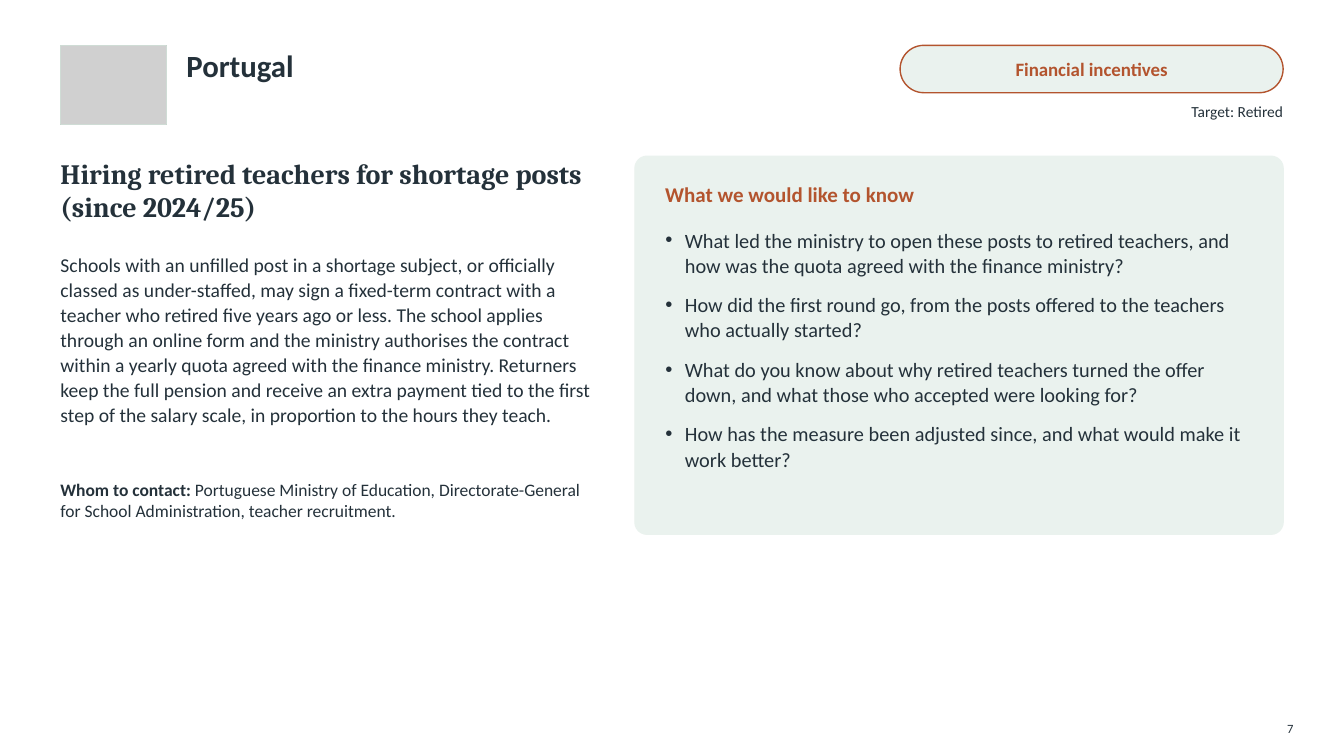
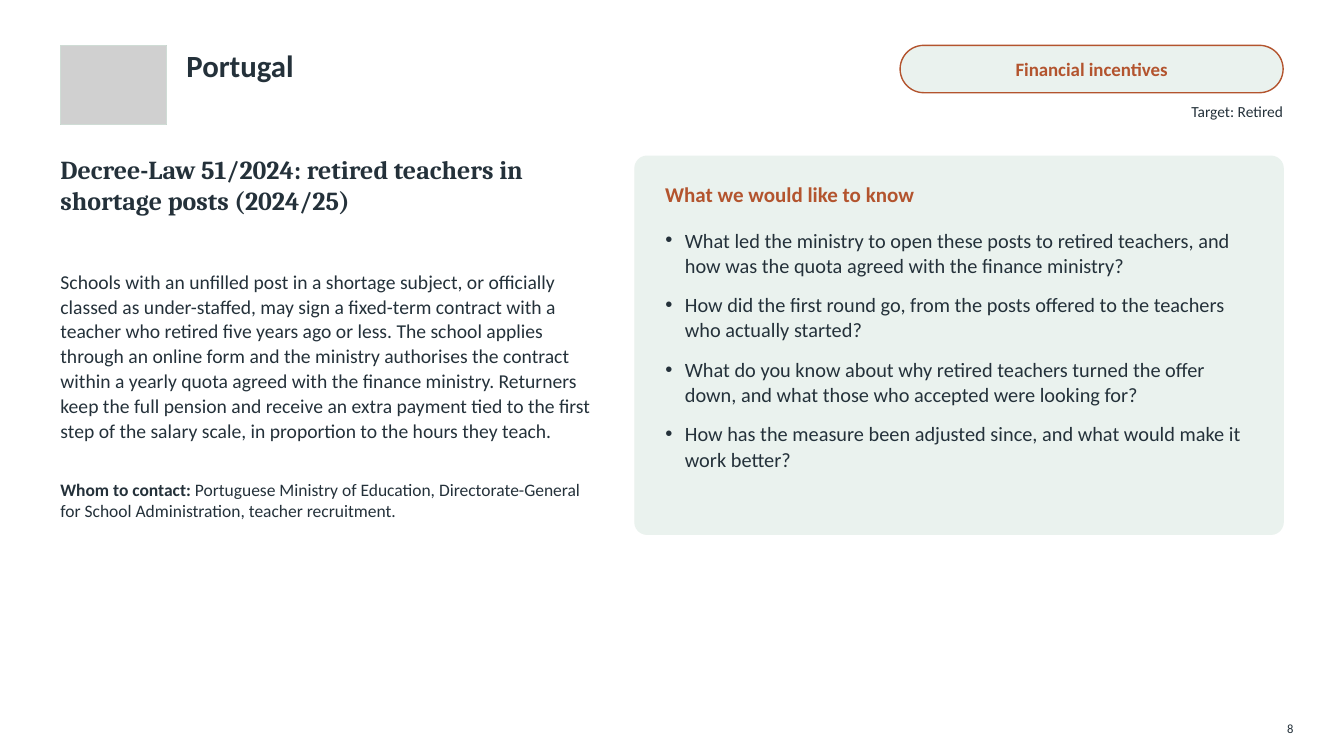
Before and after one commit to jedr1-ship-it/Alternative-Pathways----Quant, a slide deck: slide 8 of policies/Countries_to_contact.pptx (slide 7 before the commit). Drawn at 1344x756 pixels with LibreOffice and Linux fonts; fonts in the diff are those of the drawing; grey boxes stand for pictures. Boxes give left, top, right and bottom in pixels: in the first picture for what was removed or moved away, otherwise in the second. Text is boxed around its words. In the diff, an @@ line names an element or a change of style, - is before the commit and + after.

```diff
--- a/policies/Countries_to_contact.pptx
+++ b/policies/Countries_to_contact.pptx
@@ text at bbox=[60, 161, 523, 216]: text changed; size 20 to 18.5 pt @@
-Hiring retired teachers for shortage posts (since 2024/25)
+Decree-Law 51/2024: retired teachers in shortage posts (2024/25)
@@ text "Schools with an unfilled post ...": place and size @@
-text "Schools with an unfilled post ..." at bbox=[60, 258, 590, 425]
+text "Schools with an unfilled post ..." at bbox=[60, 275, 590, 441]
@@ text at bbox=[1287, 724, 1293, 733]: text changed @@
-7
+8
```
Also in this commit, not shown: 7 other slides changed, 1 slide added, 3 other files.
